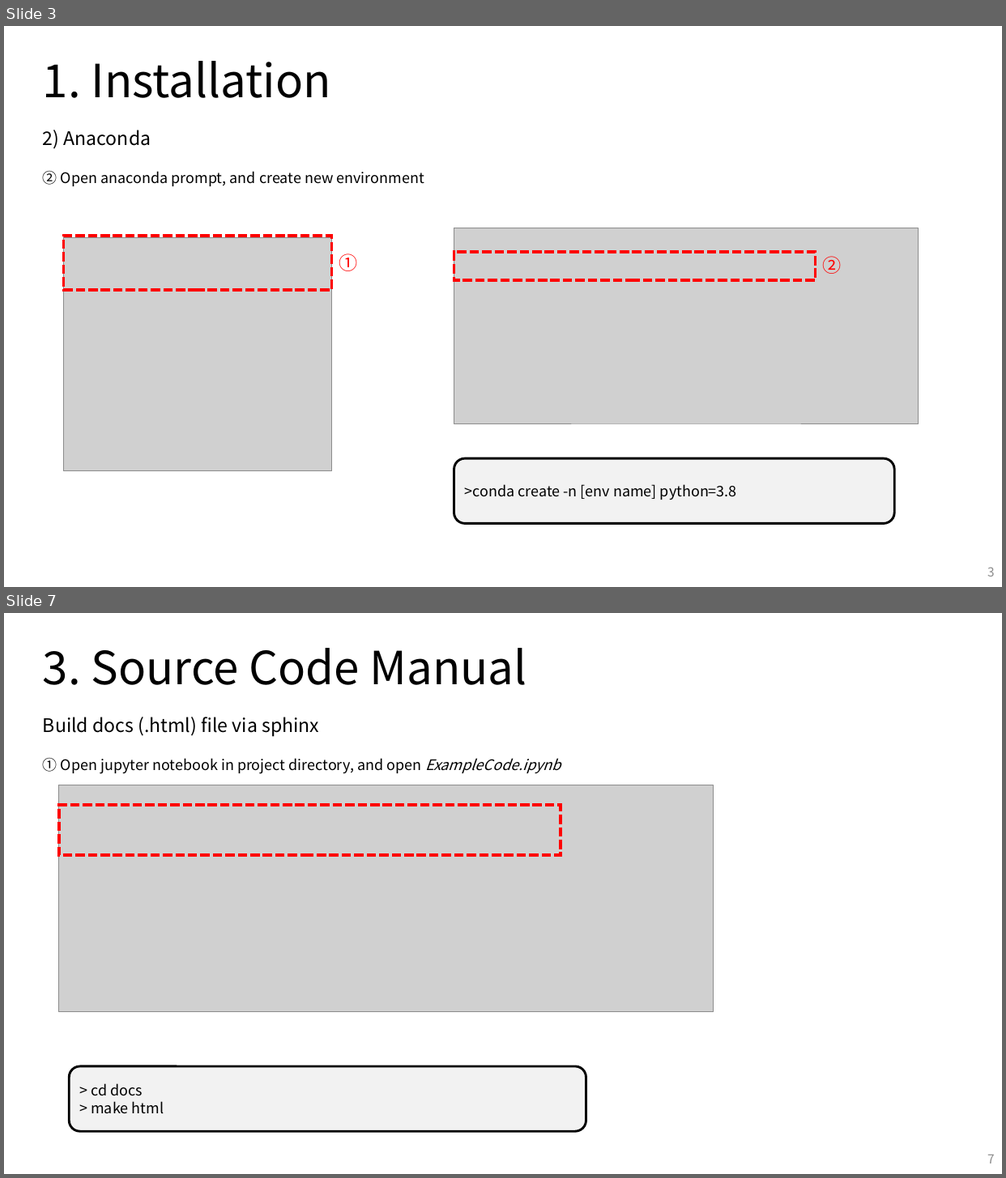
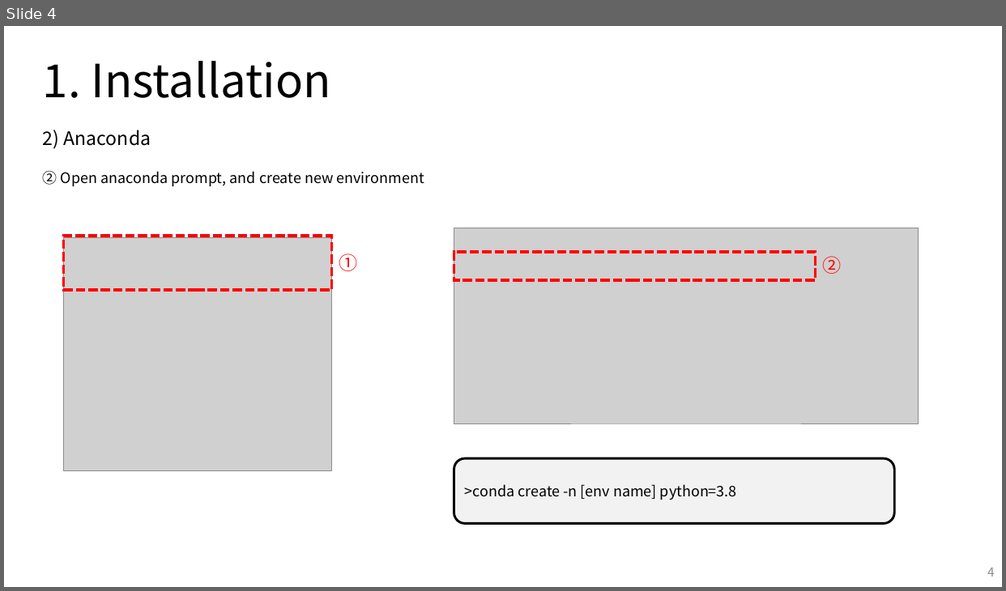
Before and after one commit to 0LYS0/mech439_pybullet, a slide deck: NRMK_Indy7/NRMK_Indy7 manual.pptx. Shown one above the other, each under a label of ours: slides 3 and 7 before the commit, slide 4 after it; the slides between them are not shown. The pictures are 1006x1178 and 1006x591 pixels, drawn with LibreOffice and Linux fonts; fonts in the diff are those of the drawing; grey boxes stand for pictures; background and template pictures are left out. Boxes give left, top, right and bottom in pixels: in the first picture for what was removed or moved away, otherwise in the second. Text is boxed around its words. In the diff, an @@ line names an element or a change of style, - is before the commit and + after.

Commit message:
manual update

```diff
--- a/NRMK_Indy7/NRMK_Indy7 manual.pptx
+++ b/NRMK_Indy7/NRMK_Indy7 manual.pptx
@@ slide 7 removed at (4,613,1002,1174), background #FFFFFF @@
@@ text removed at (43,648,527,685) @@
-3. Source Code Manual
@@ text removed at (43,717,319,736) @@
-Build docs (.html) file via sphinx
@@ text removed at (43,758,561,774) @@
-① Open jupyter notebook in project directory, and open ExampleCode.ipynb
@@ picture removed at (58,786,713,1012) @@
@@ rectangle removed at (58,806,560,855) @@
@@ rounded rectangle removed at (69,1067,586,1131) @@
-> cd docs
-> make html
@@ page number removed at (987,1155,995,1164) @@
-7
@@ what was slide 3 is now slide 4 @@
@@ page number at (987,568,995,577): text changed @@
-3
+4
```
Also in this commit, not shown: 3 slides changed, 2 slides added, 3 other slides removed.
